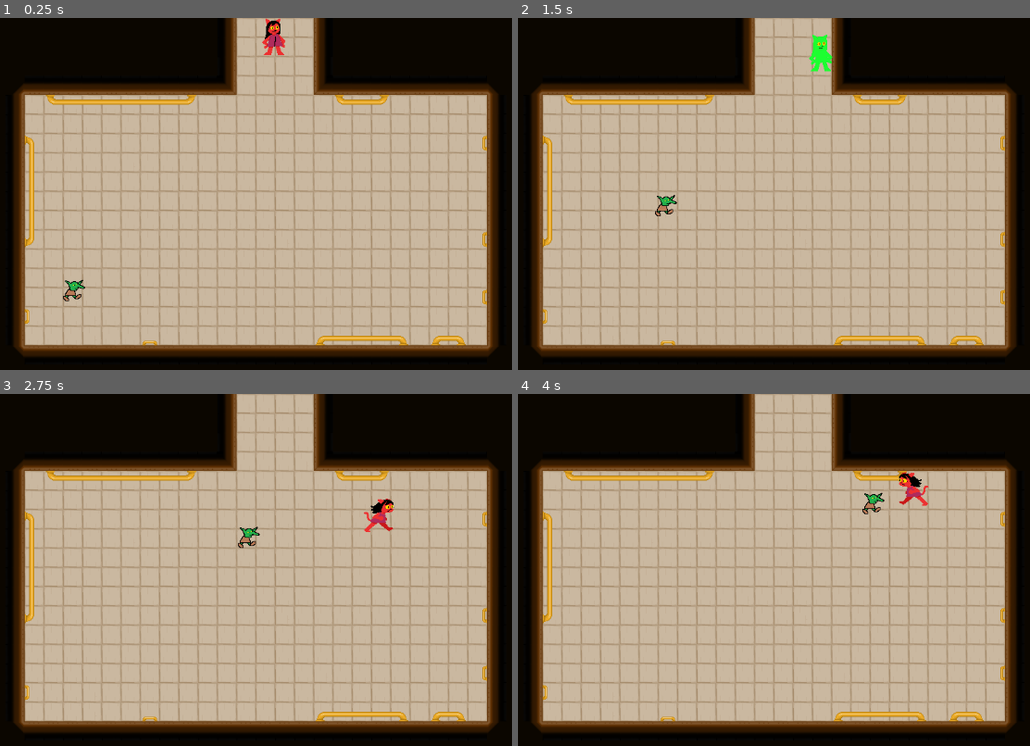
Above: before the commit, frames 1-4 (two rows, left to right).
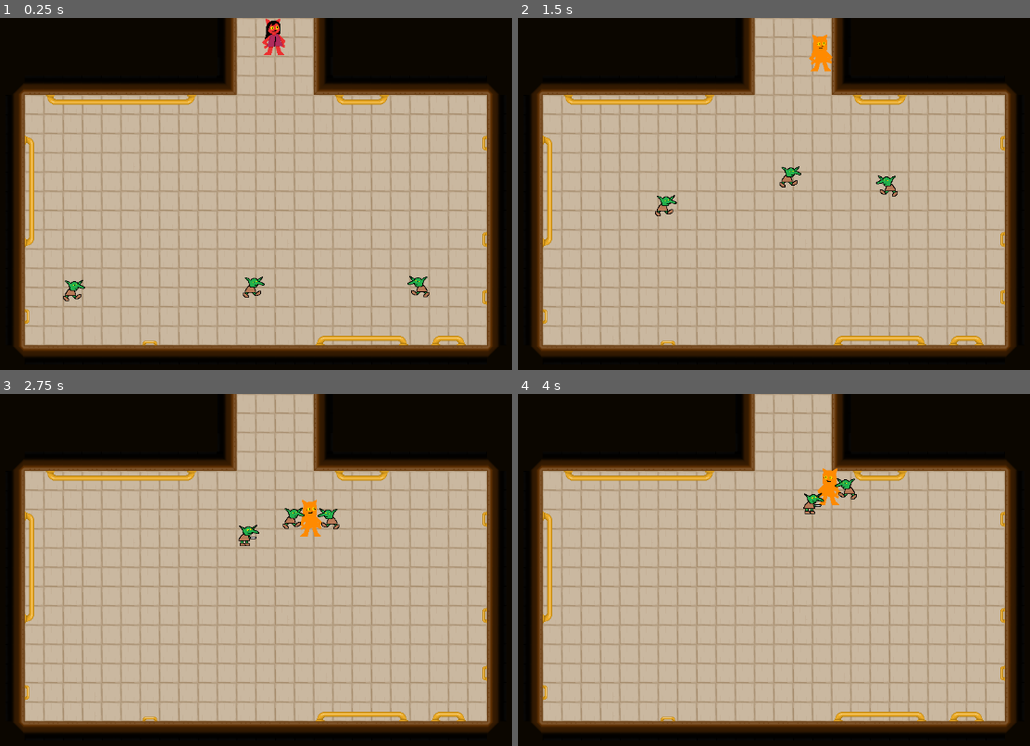
Above: after the commit, the same moments.

Repository: LUMIZ0NE/Steam-Garden
Game: Godot game, scene res://Scenes/room_2.tscn
The game is run twice, just before and just after one commit, with the same random seed, the same clock (stepped at 60 frames per second) and the same inputs. This scene is started directly instead of the project's main scene.
Inputs (mouse positions are in pixels of both pictures, inside the frame that each line leads up to):
- Up to frame 1 (0.25 s): no input
- Up to frame 2 (1.5 s): move the mouse to (942, 204) at 0.52 s; hold D (move_right) 0.53-1.28 s; click (942, 204) at 0.6 s; move the mouse to (630, 246) at 1.27 s; hold S (move_down) from 1.28 s (still down); click (630, 246) at 1.35 s
- Up to frame 3 (2.75 s): move the mouse to (332, 510) at 2.02 s; release S (move_down) at 2.03 s; hold D (move_right) from 2.03 s (still down); click (332, 510) at 2.1 s
- Up to frame 4 (4 s): move the mouse to (738, 686) at 2.77 s; release D (move_right) at 2.78 s; hold W (move_up) 2.78-3.53 s; click (738, 686) at 2.85 s; move the mouse to (999, 665) at 3.52 s; hold A (move_left) from 3.53 s (still down); click (999, 665) at 3.6 s

The runs differ from the first frame. In frame 1, 0.3% of the frame differs, in the area x 47-84%, y 73-80%; in frame 2, 0.6%; in frame 3, 1.0%, in the area x 46-78%, y 29-44%; in frame 4, 1.0%.

Commit message:
Combat system DONE
goblins can die

Diff:
--- a/Scenes/goblin.gd
+++ b/Scenes/goblin.gd
@@ -6,6 +6,7 @@
 
 var health = 80
 var player_inrange = false
+var can_hurt = true
 # Called when the node enters the scene tree for the first time.
 func _ready():
 	pass # Replace with function body.
@@ -13,8 +14,10 @@
 
 # Called every frame. 'delta' is the elapsed time since the previous frame.
 func _physics_process(delta):
+	goblin_move()
 	damages()
 
+func goblin_move():
 	var direction_to_player = global_position.direction_to(player.global_position)
 	velocity = direction_to_player * speed
 	if velocity.x > 0:
@@ -26,19 +29,32 @@
 func goblin():
 	pass
 
-
 func _on_goblin_hitbox_body_entered(body):
-	if body.has_method("Player"):
+	if body.has_method("player"):
 		player_inrange = true
 
-
 func _on_goblin_hitbox_body_exited(body):
-	if body.has_method("Player"):
+	if body.has_method("player"):
 		player_inrange = false
 
 func damages():
-	if player_inrange and Global.player_current_atk == true:
+	if player_inrange and Global.player_current_atk and can_hurt == true:
 		health = health - 20
-		print("goblin ", health)
+		print("goblin took damag")
+		$GoblinOuch.start()
+		can_hurt = false
 		if health <= 0:
 			self.queue_free()
+
+
+func _on_player_goblin_stab():
+	$Sprite.play("attack")
+
+
+
+func _on_player_goblin_stop():
+	$Sprite.play("default")
+
+
+func _on_goblin_ouch_timeout():
+	can_hurt = true
--- a/Scenes/goblin.tscn
+++ b/Scenes/goblin.tscn
@@ -67,5 +67,10 @@
 [node name="CollisionShape2D" type="CollisionShape2D" parent="."]
 shape = SubResource("CapsuleShape2D_nv5f3")
 
+[node name="GoblinOuch" type="Timer" parent="."]
+wait_time = 0.663
+
+[connection signal="animation_finished" from="Sprite" to="." method="_on_sprite_animation_finished"]
 [connection signal="body_entered" from="GoblinHitbox" to="." method="_on_goblin_hitbox_body_entered"]
 [connection signal="body_exited" from="GoblinHitbox" to="." method="_on_goblin_hitbox_body_exited"]
+[connection signal="timeout" from="GoblinOuch" to="." method="_on_goblin_ouch_timeout"]
--- a/Scenes/player.gd
+++ b/Scenes/player.gd
@@ -10,6 +10,8 @@
 var health = 100
 var player_alive = true
 
+signal goblin_stab
+signal goblin_stop
 var attack_ip = false
 
 func player():
@@ -18,6 +20,7 @@
 func _physics_process(_delta):
 	player_movement(_delta)
 	enemy_attack()
+	attack()
 
 	if health <= 0:
 		player_alive = false
@@ -45,7 +48,6 @@
 		current_direction = "Up"
 		play_anim(1)
 
-
 	move_and_slide()
 
 func _on_player_hitbox_body_entered(body):
@@ -63,10 +65,12 @@
 		enemy_atk_cooldown = false
 		$AtkCooldown.start()
 		print(health)
+		goblin_stab.emit()
 
 
 func _on_atk_cooldown_timeout():
 	enemy_atk_cooldown = true
+	goblin_stop.emit()
 
 func play_anim(moving):
 	var dir = current_direction
@@ -74,15 +78,45 @@
 	if moving == 1:
 		if dir == "Right":
 			player_sprite.flip_h = true
-			anim.play("siderun")
+			if attack_ip == false:
+				anim.play("siderun")
 		elif dir == "Left":
 			player_sprite.flip_h = false
-			anim.play("siderun")
+			if attack_ip == false:
+				anim.play("siderun")
 		if dir == "Up":
-			player_sprite.flip_h = false
-			anim.play("green")
+			if attack_ip == false:
+				anim.play("green")
 		elif dir == "Down":
-			player_sprite.flip_h = false
-			anim.play("green")
+			if attack_ip == false:
+				anim.play("green")
 	elif moving == 0:
-		anim.play("idle")
+		if attack_ip == false:
+			anim.play("idle")
+
+func attack():
+	var dir2 = current_direction
+	if Input.is_action_just_pressed("attack"):
+		print("attacked")
+		Global.player_current_atk = true
+		attack_ip = true
+		if dir2 == "Right":
+			$PlayerSprite.flip_h = true
+			$PlayerSprite.play("blue")
+			$PlayerCooldown.start()
+		elif dir2 == "Left":
+			$PlayerSprite.flip_h = false
+			$PlayerSprite.play("blue")
+			$PlayerCooldown.start()
+		if dir2 == "Up":
+			$PlayerSprite.play("orange")
+			$PlayerCooldown.start()
+		elif dir2 == "Down":
+			$PlayerSprite.play("orange")
+			$PlayerCooldown.start()
+
+
+func _on_player_cooldown_timeout():
+	$PlayerCooldown.stop()
+	Global.player_current_atk = false
+	attack_ip = false
--- a/Scenes/player1.tscn
+++ b/Scenes/player1.tscn
@@ -1,11 +1,13 @@
-[gd_scene load_steps=12 format=3 uid="uid://byti302hgjrbr"]
+[gd_scene load_steps=14 format=3 uid="uid://byti302hgjrbr"]
 
 [ext_resource type="Script" path="res://Scenes/player.gd" id="1_j3vj2"]
+[ext_resource type="Texture2D" uid="uid://clfcaev7hg8b1" path="res://Sprites/blue.png" id="2_3kllc"]
 [ext_resource type="Texture2D" uid="uid://b22sfj25nm7hu" path="res://Sprites/pIdle1.png" id="2_7uoa6"]
 [ext_resource type="Texture2D" uid="uid://hq48q5v875vk" path="res://Sprites/greenidle.png" id="2_qwfgg"]
 [ext_resource type="Texture2D" uid="uid://bc5ljw8ipx1gk" path="res://Sprites/pIdle2.png" id="3_b8b4x"]
 [ext_resource type="Texture2D" uid="uid://c80i3kmq7rl4d" path="res://Sprites/pRun1.png" id="4_t7v4d"]
 [ext_resource type="Texture2D" uid="uid://4dbq7wjup6rh" path="res://Sprites/pRun2.png" id="5_tlm3c"]
+[ext_resource type="Texture2D" uid="uid://bwe0us4ay767r" path="res://Sprites/orange.png" id="6_la83y"]
 [ext_resource type="Texture2D" uid="uid://bdkemky7bf3tk" path="res://Sprites/pRun3.png" id="6_q3bxx"]
 [ext_resource type="Texture2D" uid="uid://dnch4wye5pjaf" path="res://Sprites/pRun4.png" id="7_p2jyr"]
 
@@ -15,6 +17,14 @@
 
 [sub_resource type="SpriteFrames" id="SpriteFrames_fhjkj"]
 animations = [{
+"frames": [{
+"duration": 1.0,
+"texture": ExtResource("2_3kllc")
+}],
+"loop": true,
+"name": &"blue",
+"speed": 5.0
+}, {
 "frames": [{
 "duration": 1.0,
 "texture": ExtResource("2_qwfgg")
@@ -36,6 +46,14 @@
 }, {
 "frames": [{
 "duration": 1.0,
+"texture": ExtResource("6_la83y")
+}],
+"loop": true,
+"name": &"orange",
+"speed": 5.0
+}, {
+"frames": [{
+"duration": 1.0,
 "texture": ExtResource("4_t7v4d")
 }, {
 "duration": 1.0,
@@ -53,7 +71,7 @@
 }]
 
 [sub_resource type="RectangleShape2D" id="RectangleShape2D_13tvh"]
-size = Vector2(48, 67)
+size = Vector2(66, 78)
 
 [node name="Player" type="CharacterBody2D" groups=["Player"]]
 script = ExtResource("1_j3vj2")
@@ -63,7 +81,7 @@
 
 [node name="PlayerSprite" type="AnimatedSprite2D" parent="."]
 sprite_frames = SubResource("SpriteFrames_fhjkj")
-animation = &"siderun"
+animation = &"blue"
 autoplay = "idle"
 
 [node name="Attack" type="Node2D" parent="."]
@@ -71,11 +89,14 @@
 [node name="PlayerHitbox" type="Area2D" parent="." groups=["Player"]]
 
 [node name="CollisionShape2D" type="CollisionShape2D" parent="PlayerHitbox"]
-position = Vector2(-1, -0.5)
 shape = SubResource("RectangleShape2D_13tvh")
 
 [node name="AtkCooldown" type="Timer" parent="."]
+wait_time = 1.509
+
+[node name="PlayerCooldown" type="Timer" parent="."]
 
 [connection signal="body_entered" from="PlayerHitbox" to="." method="_on_player_hitbox_body_entered"]
 [connection signal="body_exited" from="PlayerHitbox" to="." method="_on_player_hitbox_body_exited"]
 [connection signal="timeout" from="AtkCooldown" to="." method="_on_atk_cooldown_timeout"]
+[connection signal="timeout" from="PlayerCooldown" to="." method="_on_player_cooldown_timeout"]
--- a/Scenes/room_2.tscn
+++ b/Scenes/room_2.tscn
@@ -98,5 +98,13 @@
 [node name="Goblin" parent="." instance=ExtResource("4_fa1de")]
 position = Vector2(266, 450)
 
+[node name="Goblin2" parent="." instance=ExtResource("4_fa1de")]
+position = Vector2(840, 447)
+
+[node name="Goblin3" parent="." instance=ExtResource("4_fa1de")]
+position = Vector2(565, 453)
+
+[connection signal="goblin_stab" from="Player" to="Goblin" method="_on_player_goblin_stab"]
+[connection signal="goblin_stop" from="Player" to="Goblin" method="_on_player_goblin_stop"]
 [connection signal="body_entered" from="Room2Exit" to="." method="_on_room_2_exit_body_entered"]
 [connection signal="body_exited" from="Room2Exit" to="." method="_on_room_2_exit_body_exited"]
Binary file added: Sprites/blue.png
Not shown, added: Sprites/blue.png.import
Binary file added: Sprites/orange.png
Not shown, added: Sprites/orange.png.import
